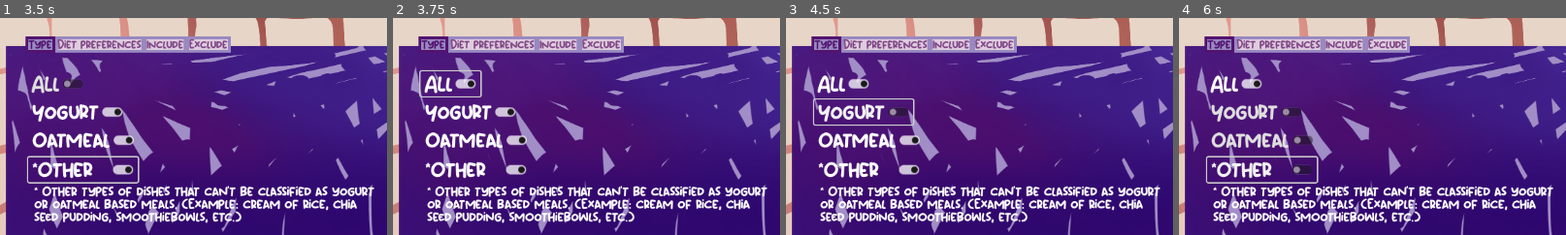
Above: before the commit, frames 1-4 (left to right).
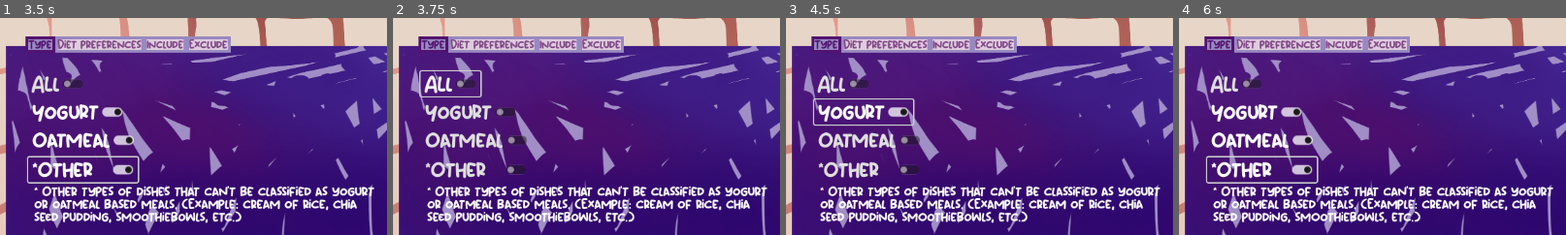
Above: after the commit, the same moments.

Repository: authenticBloodshed/gOATmeal
Game: Godot game, scene res://filters.tscn
Same seed, same stepped clock (60 frames per second), same inputs: the game is played once before the commit and once after it. This scene is started directly instead of the project's main scene.
Inputs:
- Up to frame 1 (3.5 s): click "All" at 0.5 s; click "Yogurt" at 1.25 s; click "Oatmeal" at 2 s; click "*Other" at 2.75 s
- Up to frame 2 (3.75 s): click "All" at 3.5 s
- Up to frame 3 (4.5 s): click "Yogurt" at 4.25 s
- Up to frame 4 (6 s): click "Oatmeal" at 5 s; click "*Other" at 5.75 s
The pictures show only the part of the screen within x 0-50%, y 2-52%; the shares and areas given below are measured in that part.

Frame 1 is identical in both runs. In frame 2, 2.4% of the frame differs, in the area x 8-35%, y 28-74%; in frame 3, 2.1%; in frame 4, 2.1%.

Commit message:
Improved toggle buttons
Improved toggle buttons so you cannot have "all" selected while also having only a certain type of base selected. This ensures that the filtering system will work properly

Diff:
--- a/MainMenu.tscn
+++ b/MainMenu.tscn
@@ -199,7 +199,7 @@
 theme_override_styles/normal = ExtResource("16_3lgoj")
 theme_override_styles/hover = ExtResource("17_jq4m3")
 theme_override_styles/pressed = ExtResource("18_pri72")
-text = "START"
+text = "TUTORIAL"
 
 [node name="Options" type="Button" parent="ButtonManager"]
 layout_mode = 0
@@ -215,7 +215,7 @@
 theme_override_styles/normal = ExtResource("16_3lgoj")
 theme_override_styles/hover = ExtResource("17_jq4m3")
 theme_override_styles/pressed = ExtResource("18_pri72")
-text = "OPTIONS"
+text = "CHOOSE A RECIPE"
 
 [node name="Quit" type="Button" parent="ButtonManager"]
 layout_mode = 0
--- /dev/null
+++ b/ToggleManager.gd
@@ -0,0 +1,27 @@
+extends Node2D
+
+
+# Called when the node enters the scene tree for the first time.
+func _ready():
+	pass # Replace with function body.
+
+
+# Called every frame. 'delta' is the elapsed time since the previous frame.
+func _process(delta):
+	pass
+
+
+
+func _on_all_button_toggled(toggled_on):
+	$TabContainer/Type/YogurtButton.button_pressed = false
+	$TabContainer/Type/OatmealButton.button_pressed = false
+	$TabContainer/Type/OtherButton.button_pressed = false
+
+func _on_yogurt_button_toggled(toggled_on):
+	$TabContainer/Type/AllButton.button_pressed = false
+
+func _on_oatmeal_button_toggled(toggled_on):
+	$TabContainer/Type/AllButton.button_pressed = false
+
+func _on_other_button_toggled(toggled_on):
+	$TabContainer/Type/AllButton.button_pressed = false
--- a/filters.tscn
+++ b/filters.tscn
@@ -1,10 +1,11 @@
-[gd_scene load_steps=16 format=3 uid="uid://djjq0sbowi0kv"]
+[gd_scene load_steps=17 format=3 uid="uid://djjq0sbowi0kv"]
 
 [ext_resource type="Texture2D" uid="uid://beexh3ycvj1rl" path="res://wall.png" id="1_86tue"]
 [ext_resource type="Theme" uid="uid://b36dpqnwwq2dk" path="res://toggles.tres" id="1_hnnkf"]
 [ext_resource type="Texture2D" uid="uid://bt6a8qpyddt3x" path="res://bettersquare.png" id="2_6j000"]
 [ext_resource type="Theme" uid="uid://clwhtuf0rdqj3" path="res://TabTheme.tres" id="2_be7ga"]
 [ext_resource type="Script" path="res://DietToggles.gd" id="2_t4aci"]
+[ext_resource type="Script" path="res://ToggleManager.gd" id="2_vufq8"]
 [ext_resource type="Texture2D" uid="uid://l3xnpqncukxc" path="res://blueberrybowl.png" id="3_3roer"]
 [ext_resource type="FontFile" uid="uid://dxi8dt74itawk" path="res://Mabook.otf" id="3_bblm0"]
 [ext_resource type="Texture2D" uid="uid://b0ix82ecaanru" path="res://bananainbowl.png" id="4_h8uav"]
@@ -29,6 +30,7 @@
 texture = ExtResource("1_86tue")
 
 [node name="TabManager" type="Node2D" parent="."]
+script = ExtResource("2_vufq8")
 
 [node name="Bettersquare" type="Sprite2D" parent="TabManager"]
 position = Vector2(573, 340.5)
@@ -1266,6 +1268,10 @@
 theme = ExtResource("1_hnnkf")
 text = "Other"
 
+[connection signal="toggled" from="TabManager/TabContainer/Type/AllButton" to="TabManager" method="_on_all_button_toggled"]
+[connection signal="toggled" from="TabManager/TabContainer/Type/YogurtButton" to="TabManager" method="_on_yogurt_button_toggled"]
+[connection signal="toggled" from="TabManager/TabContainer/Type/OatmealButton" to="TabManager" method="_on_oatmeal_button_toggled"]
+[connection signal="toggled" from="TabManager/TabContainer/Type/OtherButton" to="TabManager" method="_on_other_button_toggled"]
 [connection signal="focus_exited" from="TabManager/TabContainer/Diet preferences/VegetarianButton" to="TabManager/TabContainer/Diet preferences/VegetarianButton" method="_on_focus_exited"]
 [connection signal="mouse_entered" from="TabManager/TabContainer/Diet preferences/VegetarianButton" to="TabManager/TabContainer/Diet preferences/VegetarianButton" method="_on_mouse_entered"]
 [connection signal="mouse_exited" from="TabManager/TabContainer/Diet preferences/VegetarianButton" to="TabManager/TabContainer/Diet preferences/VegetarianButton" method="_on_mouse_exited"]
